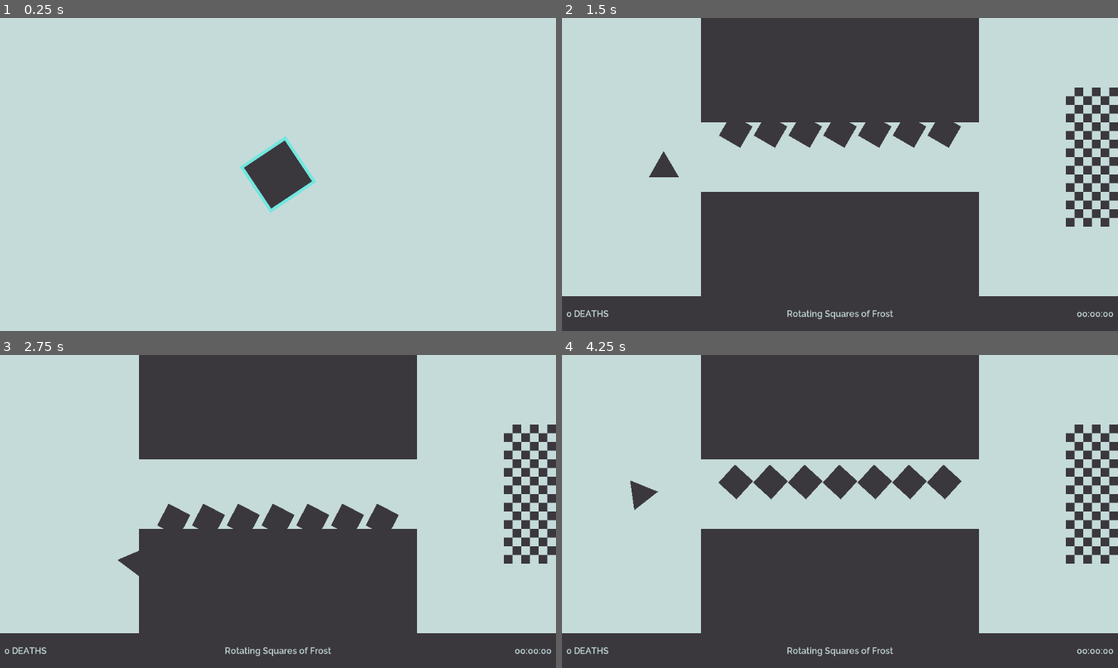
Above: before the commit, frames 1-4 (two rows, left to right).
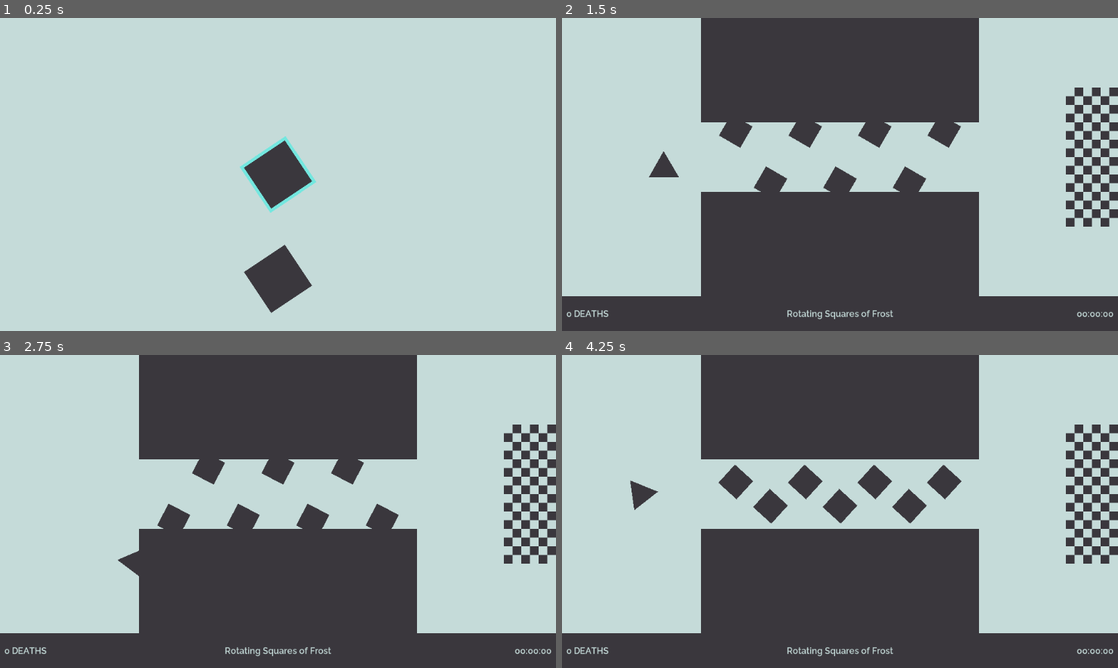
Above: after the commit, the same moments.

Repository: yokcos/rsof
Game: Godot game, scene res://levelselect/levelselect.tscn
Two runs of this game, one before a commit and one after it. Both use one fixed random seed, a clock stepped at 60 frames per second and the inputs below.
Inputs:
- Up to frame 1 (0.25 s): no input
- Up to frame 2 (1.5 s): tap Enter (ui_accept) at 0.5, 0.77 s; hold D (move_right) 0.53-1.28 s; hold S (move_down) from 1.28 s (still down)
- Up to frame 3 (2.75 s): tap Enter (ui_accept) at 1.52 s; release S (move_down) at 2.03 s; hold D (move_right) from 2.03 s (still down)
- Up to frame 4 (4.25 s): release D (move_right) at 2.78 s; hold W (move_up) 2.78-3.53 s; tap Enter (ui_accept) at 3.02, 3.77 s; hold A (move_left) from 3.53 s (still down)

The runs differ from the first frame. In frame 1, 1.4% of the frame differs, in the area x 43-57%, y 72-95%; in frame 2, 1.9%; in frame 3, 1.9%; in frame 4, 2.0%, in the area x 34-66%, y 35-54%.

Commit message:
there's now saving of which levels have been completed and unlocked

Diff:
--- a/entities/goal.gd
+++ b/entities/goal.gd
@@ -15,3 +15,9 @@
 	new_shape.extents = halfsize
 	$hitbox.shape = new_shape
 	$sprite.region_rect.size = halfsize*2
+
+
+
+func _on_body_entered(body: Node) -> void:
+	if body.is_in_group("players"):
+		Levels.complete_level()
--- a/entities/goal.tscn
+++ b/entities/goal.tscn
@@ -17,3 +17,5 @@
 
 [node name="hitbox" type="CollisionShape2D" parent="."]
 shape = SubResource( 1 )
+
+[connection signal="body_entered" from="." to="." method="_on_body_entered"]
--- a/levels/0_0.tscn
+++ /dev/null
@@ -1,50 +0,0 @@
-[gd_scene load_steps=7 format=2]
-
-[ext_resource path="res://levels/level.tscn" type="PackedScene" id=1]
-[ext_resource path="res://entities/goal.tscn" type="PackedScene" id=2]
-[ext_resource path="res://entities/player.tscn" type="PackedScene" id=3]
-[ext_resource path="res://entities/square.tscn" type="PackedScene" id=4]
-[ext_resource path="res://entities/wall.tscn" type="PackedScene" id=5]
-[ext_resource path="res://pieces/piston.tscn" type="PackedScene" id=6]
-
-[node name="level" instance=ExtResource( 1 )]
-title = "Rotating Squares of Frost"
-
-[node name="goal" parent="." index="3" instance=ExtResource( 2 )]
-position = Vector2( 976, 256 )
-size = Vector2( 3, 8 )
-
-[node name="player" parent="." index="4" instance=ExtResource( 3 )]
-position = Vector2( 64, 256 )
-
-[node name="wall0" parent="." index="5" instance=ExtResource( 5 )]
-position = Vector2( 512, 96 )
-size = Vector2( 16, 6 )
-
-[node name="wall1" parent="." index="6" instance=ExtResource( 5 )]
-position = Vector2( 512, 416 )
-size = Vector2( 16, 6 )
-
-[node name="piston" parent="." index="7" instance=ExtResource( 6 )]
-position = Vector2( 512, 208 )
-offset = Vector2( 0, 96 )
-
-[node name="square0" parent="piston" index="1" instance=ExtResource( 4 )]
-position = Vector2( -192, 0 )
-
-[node name="square1" parent="piston" index="2" instance=ExtResource( 4 )]
-position = Vector2( -128, 0 )
-
-[node name="square2" parent="piston" index="3" instance=ExtResource( 4 )]
-position = Vector2( -64, 0 )
-
-[node name="square3" parent="piston" index="4" instance=ExtResource( 4 )]
-
-[node name="square4" parent="piston" index="5" instance=ExtResource( 4 )]
-position = Vector2( 64, 0 )
-
-[node name="square5" parent="piston" index="6" instance=ExtResource( 4 )]
-position = Vector2( 128, 0 )
-
-[node name="square6" parent="piston" index="7" instance=ExtResource( 4 )]
-position = Vector2( 192, 0 )
--- /dev/null
+++ b/levels/RSOF.tscn
@@ -0,0 +1,55 @@
+[gd_scene load_steps=7 format=2]
+
+[ext_resource path="res://entities/wall.tscn" type="PackedScene" id=1]
+[ext_resource path="res://entities/goal.tscn" type="PackedScene" id=2]
+[ext_resource path="res://levels/_level.tscn" type="PackedScene" id=3]
+[ext_resource path="res://entities/player.tscn" type="PackedScene" id=4]
+[ext_resource path="res://entities/square.tscn" type="PackedScene" id=5]
+[ext_resource path="res://pieces/piston.tscn" type="PackedScene" id=6]
+
+[node name="level" instance=ExtResource( 3 )]
+title = "Rotating Squares of Frost"
+
+[node name="goal" parent="." index="3" instance=ExtResource( 2 )]
+position = Vector2( 976, 256 )
+size = Vector2( 3, 8 )
+
+[node name="player" parent="." index="4" instance=ExtResource( 4 )]
+position = Vector2( 64, 256 )
+
+[node name="wall0" parent="." index="5" instance=ExtResource( 1 )]
+position = Vector2( 512, 96 )
+size = Vector2( 16, 6 )
+
+[node name="wall1" parent="." index="6" instance=ExtResource( 1 )]
+position = Vector2( 512, 416 )
+size = Vector2( 16, 6 )
+
+[node name="piston0" parent="." index="7" instance=ExtResource( 6 )]
+position = Vector2( 512, 208 )
+offset = Vector2( 0, 96 )
+
+[node name="square0" parent="piston0" index="1" instance=ExtResource( 5 )]
+position = Vector2( -192, 0 )
+
+[node name="square1" parent="piston0" index="2" instance=ExtResource( 5 )]
+position = Vector2( -64, 0 )
+
+[node name="square2" parent="piston0" index="3" instance=ExtResource( 5 )]
+position = Vector2( 64, 0 )
+
+[node name="square3" parent="piston0" index="4" instance=ExtResource( 5 )]
+position = Vector2( 192, 0 )
+
+[node name="piston1" parent="." index="8" instance=ExtResource( 6 )]
+position = Vector2( 512, 208 )
+offset = Vector2( 0, 96 )
+phase = 2.0
+
+[node name="square0" parent="piston1" index="1" instance=ExtResource( 5 )]
+position = Vector2( -128, 0 )
+
+[node name="square1" parent="piston1" index="2" instance=ExtResource( 5 )]
+
+[node name="square2" parent="piston1" index="3" instance=ExtResource( 5 )]
+position = Vector2( 128, 0 )
--- a/levels/level.gd
+++ b/levels/_level.gd
@@ -1,3 +1,4 @@
+class_name Level
 extends Node2D
 
 
--- a/levels/level.tscn
+++ b/levels/_level.tscn
@@ -1,6 +1,6 @@
 [gd_scene load_steps=4 format=2]
 
-[ext_resource path="res://levels/level.gd" type="Script" id=1]
+[ext_resource path="res://levels/_level.gd" type="Script" id=1]
 [ext_resource path="res://pieces/borders.tscn" type="PackedScene" id=2]
 [ext_resource path="res://misc/theme_main.tres" type="Theme" id=3]
 
--- /dev/null
+++ b/levels/sidestep.tscn
@@ -0,0 +1,87 @@
+[gd_scene load_steps=7 format=2]
+
+[ext_resource path="res://entities/wall.tscn" type="PackedScene" id=1]
+[ext_resource path="res://entities/goal.tscn" type="PackedScene" id=2]
+[ext_resource path="res://levels/_level.tscn" type="PackedScene" id=3]
+[ext_resource path="res://entities/player.tscn" type="PackedScene" id=4]
+[ext_resource path="res://entities/square.tscn" type="PackedScene" id=5]
+[ext_resource path="res://pieces/piston.tscn" type="PackedScene" id=6]
+
+[node name="level" instance=ExtResource( 3 )]
+title = "Sidestep"
+pos = Vector2( 0, 1 )
+
+[node name="goal" parent="." index="3" instance=ExtResource( 2 )]
+position = Vector2( 640, 480 )
+size = Vector2( 8, 2 )
+
+[node name="player" parent="." index="4" instance=ExtResource( 4 )]
+position = Vector2( 384, 32 )
+
+[node name="wall0" parent="." index="5" instance=ExtResource( 1 )]
+position = Vector2( 128, 256 )
+size = Vector2( 8, 16 )
+
+[node name="wall1" parent="." index="6" instance=ExtResource( 1 )]
+position = Vector2( 896, 256 )
+size = Vector2( 8, 16 )
+
+[node name="wall2" parent="." index="7" instance=ExtResource( 1 )]
+position = Vector2( 384, 392 )
+size = Vector2( 8, 7.5 )
+
+[node name="wall3" parent="." index="8" instance=ExtResource( 1 )]
+position = Vector2( 640, 120 )
+size = Vector2( 8, 7.5 )
+
+[node name="piston0" parent="." index="9" instance=ExtResource( 6 )]
+position = Vector2( 272, 96 )
+offset = Vector2( 224, 0 )
+standby_time = 0.0
+extend_time = 2.0
+active_time = 0.0
+retract_time = 2.0
+
+[node name="square0" parent="piston0" index="1" instance=ExtResource( 5 )]
+
+[node name="square1" parent="piston0" index="2" instance=ExtResource( 5 )]
+position = Vector2( 0, 64 )
+
+[node name="square2" parent="piston0" index="3" instance=ExtResource( 5 )]
+position = Vector2( 0, 128 )
+
+[node name="square3" parent="piston0" index="4" instance=ExtResource( 5 )]
+position = Vector2( 256, 192 )
+
+[node name="square4" parent="piston0" index="5" instance=ExtResource( 5 )]
+position = Vector2( 256, 256 )
+
+[node name="square5" parent="piston0" index="6" instance=ExtResource( 5 )]
+position = Vector2( 256, 320 )
+
+[node name="piston1" parent="." index="10" instance=ExtResource( 6 )]
+position = Vector2( 272, 96 )
+offset = Vector2( 224, 0 )
+standby_time = 0.0
+extend_time = 2.0
+active_time = 0.0
+retract_time = 2.0
+phase = 2.0
+
+[node name="square0" parent="piston1" index="1" instance=ExtResource( 5 )]
+position = Vector2( 0, 32 )
+
+[node name="square1" parent="piston1" index="2" instance=ExtResource( 5 )]
+position = Vector2( 0, 96 )
+
+[node name="square2" parent="piston1" index="3" instance=ExtResource( 5 )]
+position = Vector2( 0, 160 )
+
+[node name="square3" parent="piston1" index="4" instance=ExtResource( 5 )]
+position = Vector2( 256, 160 )
+
+[node name="square4" parent="piston1" index="5" instance=ExtResource( 5 )]
+position = Vector2( 256, 224 )
+
+[node name="square5" parent="piston1" index="6" instance=ExtResource( 5 )]
+position = Vector2( 256, 288 )
--- a/pieces/piston.gd
+++ b/pieces/piston.gd
@@ -17,6 +17,8 @@
 
 	if !Engine.editor_hint:
 		$visual.hide()
+
+	calculate_total_time()
 
 func _process(delta: float) -> void:
 	if !Engine.editor_hint:
@@ -39,6 +41,9 @@
 			position = lerp(base_position+offset, base_position, (phase-t2) / retract_time)
 
 
+func calculate_total_time():
+	total_time = standby_time + extend_time + active_time + retract_time
+
 func set_offset(what: Vector2):
 	offset = what
 
--- a/project.godot
+++ b/project.godot
@@ -7,6 +7,16 @@
 ;   param=value ; assign values to parameters
 
 config_version=4
+
+_global_script_classes=[ {
+"base": "Node2D",
+"class": "Level",
+"language": "GDScript",
+"path": "res://levels/_level.gd"
+} ]
+_global_script_class_icons={
+"Level": ""
+}
 
 [application]
 
--- a/singleta/levels.gd
+++ b/singleta/levels.gd
@@ -2,8 +2,8 @@
 
 
 var levels: Dictionary = {}
-var unlocked: Dictionary = {}
-var complete: Dictionary = {}
+var unlocked: Array = []
+var complete: Array = []
 
 var in_level: bool = false
 var current_level: Vector2 = Vector2()
@@ -13,6 +13,7 @@
 
 func _ready() -> void:
 	register_levels()
+	load_progress()
 
 
 func enter_level(which: Vector2):
@@ -24,8 +25,31 @@
 		print("Attempting to enter nonexistent level %s" % which)
 		get_tree().quit()
 
+func complete_level(where: Vector2 = current_level):
+	if !complete.has(where):
+		complete.append(where)
+		unlock_surrounding_levels(where)
+		save_progress()
+
+	exit_level()
+
 func exit_level():
 	get_tree().change_scene_to( level_select_screen )
+
+func unlock_surrounding_levels(where: Vector2 = current_level):
+	for i in [
+		Vector2( 1, 0),
+		Vector2( 0, 1),
+		Vector2(-1, 0),
+		Vector2( 0,-1),
+	]:
+		var target_level = where + i
+		if levels.has(target_level):
+			unlock_level(target_level)
+
+func unlock_level(where: Vector2 = current_level):
+	if !unlocked.has(where):
+		unlocked.append(where)
 
 
 func register_levels():
@@ -36,7 +60,7 @@
 
 		var file_name = dir.get_next()
 		while file_name != "":
-			if !dir.current_is_dir() and file_name.ends_with(".tscn") and file_name != "level.tscn":
+			if !dir.current_is_dir() and file_name.ends_with(".tscn") and file_name != "_level.tscn":
 				var full_path = levels_path + file_name
 				var this_level = load(full_path)
 
@@ -52,3 +76,18 @@
 	else:
 		print("No levels folder")
 		get_tree().quit()
+
+func save_progress():
+	var file = File.new()
+	file.open("user://progress.sav", File.WRITE)
+	file.store_var(complete)
+	file.store_var(unlocked)
+	file.close()
+
+func load_progress():
+	var file = File.new()
+	file.open("user://progress.sav", File.READ)
+	if file.is_open():
+		complete = file.get_var()
+		unlocked = file.get_var()
+		file.close()
